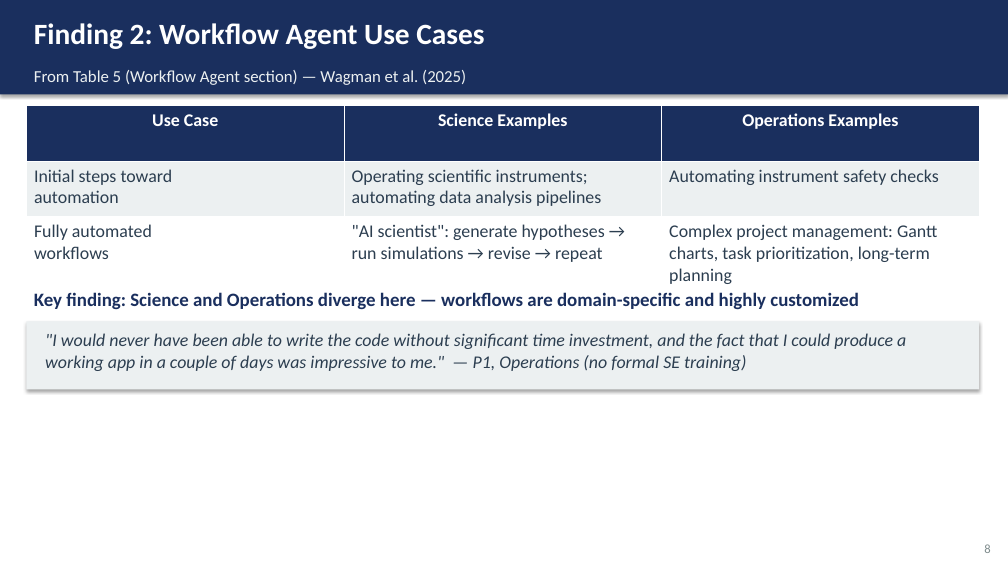
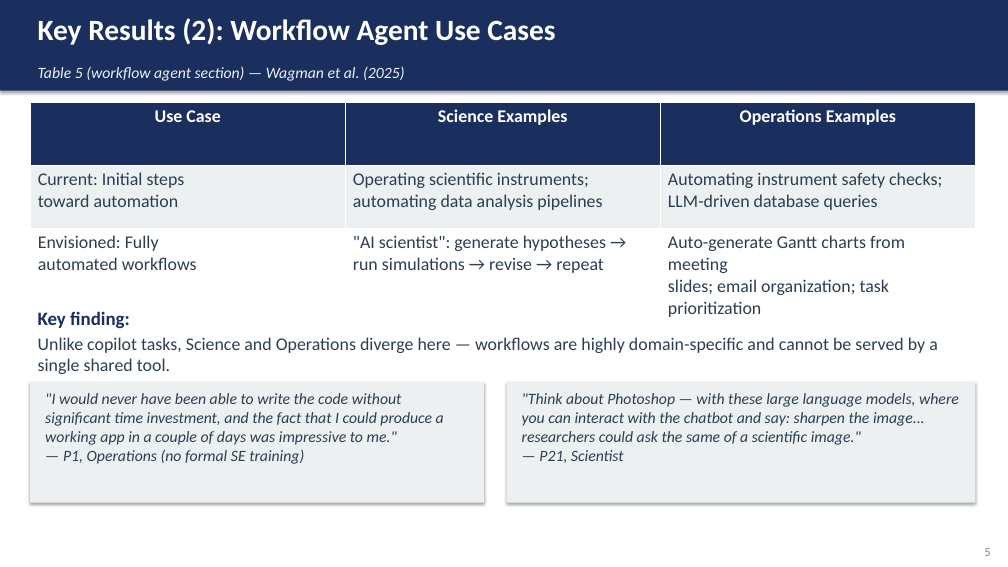
Before and after one commit to Elorm-K/Assignments, a slide deck: slide 5 of presentation_slides.pptx (slide 8 before the commit). Drawn at 1008x567 pixels with LibreOffice and Linux fonts; fonts in the diff are those of the drawing. Boxes give left, top, right and bottom in pixels: in the first picture for what was removed or moved away, otherwise in the second. Text is boxed around its words. In the diff, an @@ line names an element or a change of style, - is before the commit and + after.

```diff
--- a/presentation_slides.pptx
+++ b/presentation_slides.pptx
@@ rectangle: place and size @@
-rectangle at box(0, 0, 1008, 95)
+rectangle at box(0, 0, 1008, 91)
@@ text at box(38, 18, 555, 45): text changed @@
-Finding 2: Workflow Agent Use Cases
+Key Results (2): Workflow Agent Use Cases
@@ text at box(38, 66, 404, 81): text changed; size 16 to 15 pt; italic on @@
-From Table 5 (Workflow Agent section) — Wagman et al. (2025)
+Table 5 (workflow agent section) — Wagman et al. (2025)
@@ table at box(30, 102, 976, 321) @@
-row 2, column 1: Initial steps toward automation
+row 2, column 1: Current: Initial steps toward automation
-row 2, column 3: Automating instrument safety checks
+row 2, column 3: Automating instrument safety checks; LLM-driven database queries
-row 3, column 1: Fully automated workflows
+row 3, column 1: Envisioned: Fully automated workflows
-row 3, column 3: Complex project management: Gantt charts, task prioritization, long-term planning
+row 3, column 3: Auto-generate Gantt charts from meeting slides; email organization; task prioritization
@@ table: place and size @@
-table at box(26, 106, 979, 288)
+table at box(30, 102, 976, 321)
@@ rectangle removed at box(26, 321, 979, 389) @@
@@ text added at box(38, 311, 130, 328), 18 pt, text #1A2F5E, bold @@
+Key finding:
@@ text at box(38, 337, 938, 374): text changed; size 18 to 17 pt; text colour #1A2F5E to #2C3E50; bold off @@
-Key finding: Science and Operations diverge here — workflows are domain-specific and highly customized
+Unlike copilot tasks, Science and Operations diverge here — workflows are highly domain-specific and cannot be served by a single shared tool.
@@ rectangle added at box(30, 382, 484, 503), fill #ECF0F1 @@
@@ text ""I would never have been ...": place and size @@
-text ""I would never have been ..." at box(45, 333, 906, 371)
+text ""I would never have been ..." at box(45, 393, 444, 464)
@@ text ""I would never have been ..." at box(45, 393, 444, 464): size 17 to 15 pt @@
@@ rectangle added at box(507, 382, 975, 503), fill #ECF0F1 @@
@@ text added at box(522, 393, 959, 463), 15 pt, text #2C3E50, italic @@
+"Think about Photoshop — with these large language models, where you can interact with the chatbot and say: sharpen the image... researchers could ask the same of a scientific image."
+— P21, Scientist
@@ text removed at box(984, 544, 990, 553) @@
-8
@@ text added at box(984, 548, 990, 556), 12 pt, text #7F8C8D @@
+5
```
Also in this commit, not shown: 5 other slides changed, 2 slides added, 7 slides removed, 1 other file.
